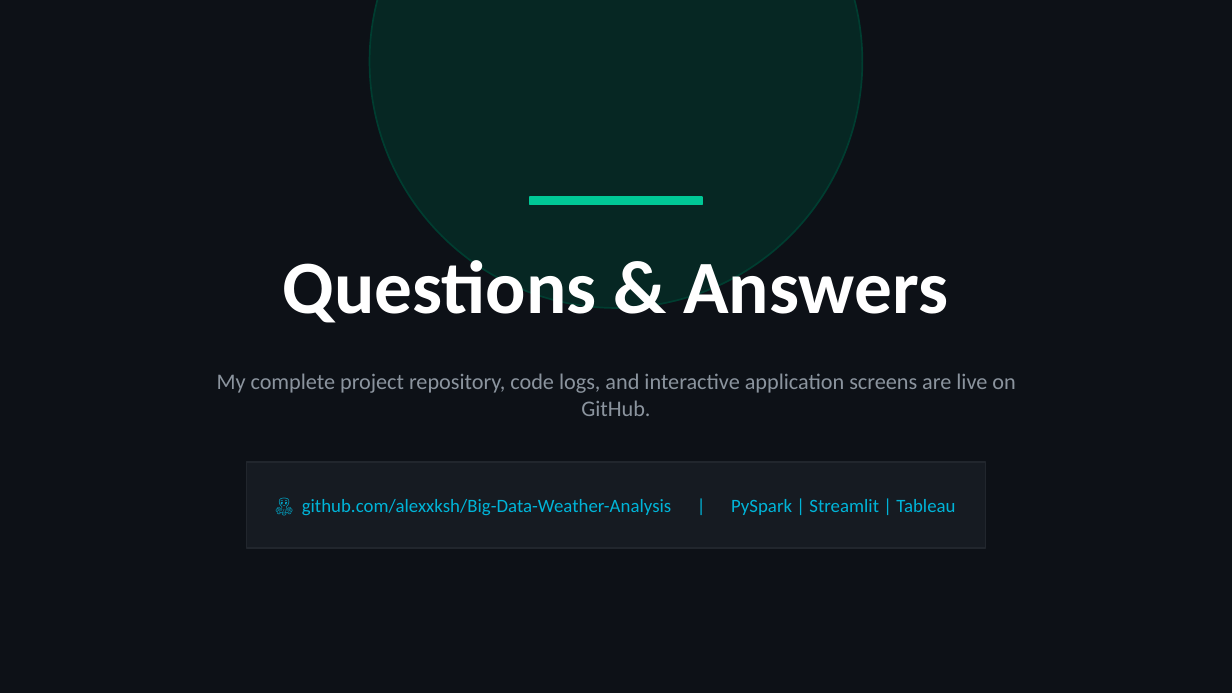
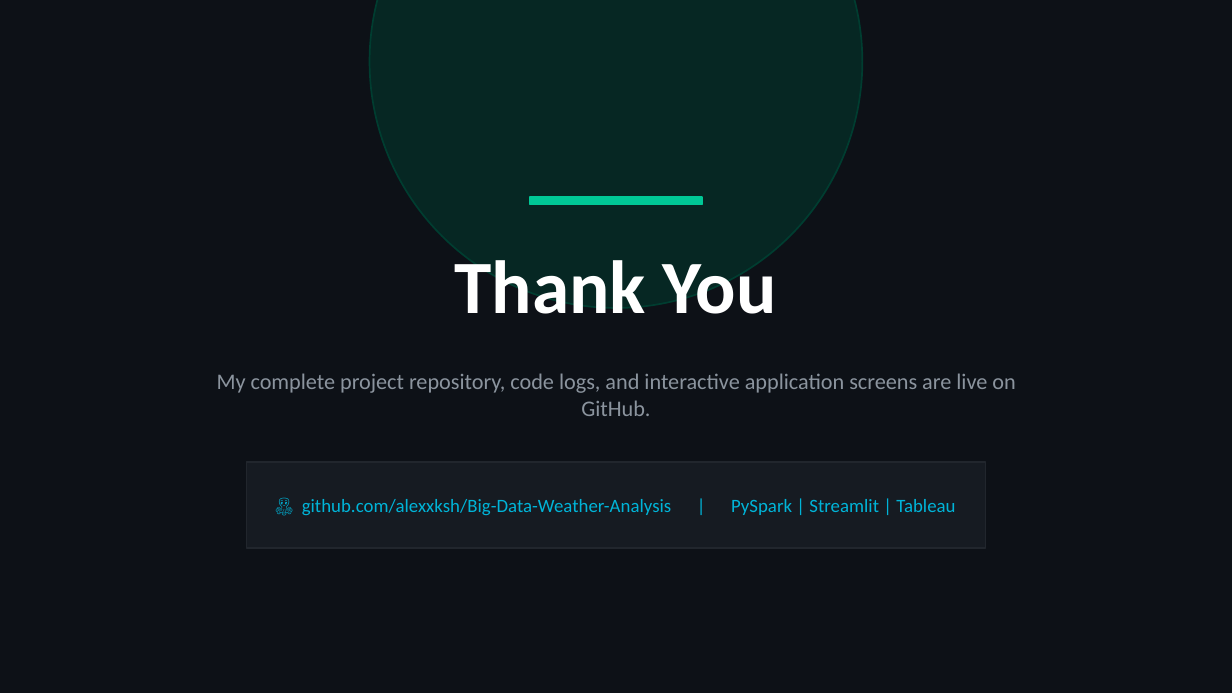
Before and after one commit to alexxksh/Big-Data-Weather-Analysis, a slide deck: slide 10 of weather_pipeline.pptx. Drawn at 1232x693 pixels with LibreOffice and Linux fonts; fonts in the diff are those of the drawing. Boxes give left, top, right and bottom in pixels: in the first picture for what was removed or moved away, otherwise in the second. Text is boxed around its words. In the diff, an @@ line names an element or a change of style, - is before the commit and + after.

```diff
--- a/weather_pipeline.pptx
+++ b/weather_pipeline.pptx
@@ text at (x1=455, y1=260, x2=777, y2=314): text changed @@
-Questions & Answers
+Thank You
```
